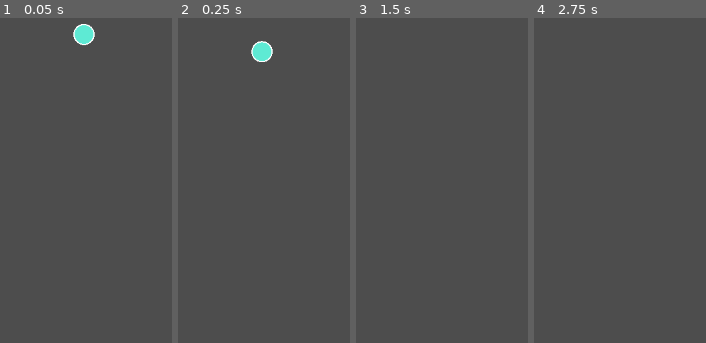
Above: before the commit, frames 1-4 (left to right).
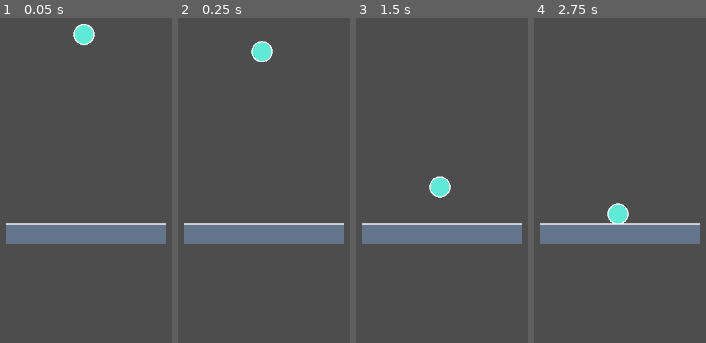
Above: after the commit, the same moments.

Repository: Px1906/Kinema
Game: Godot game, scene res://scenes/levels/player_gravity_test.tscn
The game is run twice, just before and just after one commit, with the same random seed, the same clock (stepped at 60 frames per second) and the same inputs. The project has no main scene, so this scene is started directly.
Inputs:
- Up to frame 1 (0.05 s): no input
- Up to frame 2 (0.25 s): no input
- Up to frame 3 (1.5 s): no input
- Up to frame 4 (2.75 s): tap Enter at 2 s

The runs differ from the first frame. In frame 1, 6.0% of the frame differs, in the area x 3-97%, y 63-70%; in frame 2, 6.0%; in frame 3, 6.7%, in the area x 3-97%, y 48-70%; in frame 4, 6.6%.

Commit message:
feat: superficie base adicionada

Diff:
--- /dev/null
+++ b/scenes/entities/solid_surface.tscn
@@ -0,0 +1,17 @@
+[gd_scene load_steps=4 format=3]
+
+[ext_resource type="Script" path="res://scripts/entities/solid_surface.gd" id="1_solid_surface"]
+
+[sub_resource type="PhysicsMaterial" id="PhysicsMaterial_solid_surface"]
+friction = 0.8
+bounce = 0.0
+
+[sub_resource type="RectangleShape2D" id="RectangleShape2D_solid_surface"]
+size = Vector2(256, 32)
+
+[node name="SolidSurface" type="StaticBody2D"]
+physics_material_override = SubResource("PhysicsMaterial_solid_surface")
+script = ExtResource("1_solid_surface")
+
+[node name="CollisionShape2D" type="CollisionShape2D" parent="."]
+shape = SubResource("RectangleShape2D_solid_surface")
--- a/scenes/levels/player_gravity_test.tscn
+++ b/scenes/levels/player_gravity_test.tscn
@@ -2,9 +2,13 @@
 
 [ext_resource type="PackedScene" uid="uid://b73wjf3pct1d3" path="res://scenes/entities/player.tscn" id="1_player"]
 [ext_resource type="Script" uid="uid://bk8tahg4uvkf" path="res://scripts/levels/player_gravity_test.gd" id="2_test"]
+[ext_resource type="PackedScene" path="res://scenes/entities/solid_surface.tscn" id="3_7gieh"]
 
 [node name="PlayerGravityTest" type="Node2D" unique_id=1286642432]
 script = ExtResource("2_test")
 
 [node name="Player" parent="." unique_id=1362402254 instance=ExtResource("1_player")]
 position = Vector2(640, 120)
+
+[node name="SolidSurface" parent="." unique_id=183713201 instance=ExtResource("3_7gieh")]
+position = Vector2(643, 440)
--- /dev/null
+++ b/scripts/entities/solid_surface.gd
@@ -0,0 +1,34 @@
+extends StaticBody2D
+class_name SolidSurface
+
+@export_category("Superfície")
+@export var size: Vector2 = Vector2(256.0, 32.0):
+	set(value):
+		size = Vector2(maxf(value.x, 1.0), maxf(value.y, 1.0))
+		if is_inside_tree():
+			_update_collision_shape()
+			queue_redraw()
+@export var surface_color := Color("#64748b")
+
+@onready var collision_shape: CollisionShape2D = $CollisionShape2D
+
+
+func _ready() -> void:
+	_update_collision_shape()
+	queue_redraw()
+
+
+func _update_collision_shape() -> void:
+	if collision_shape == null:
+		return
+	var rectangle := collision_shape.shape as RectangleShape2D
+	if rectangle == null:
+		rectangle = RectangleShape2D.new()
+		collision_shape.shape = rectangle
+	rectangle.size = size
+
+
+func _draw() -> void:
+	var bounds := Rect2(-size / 2.0, size)
+	draw_rect(bounds, surface_color)
+	draw_line(bounds.position, Vector2(bounds.end.x, bounds.position.y), Color.WHITE, 2.0)
Not shown, added: scripts/entities/solid_surface.gd.uid
